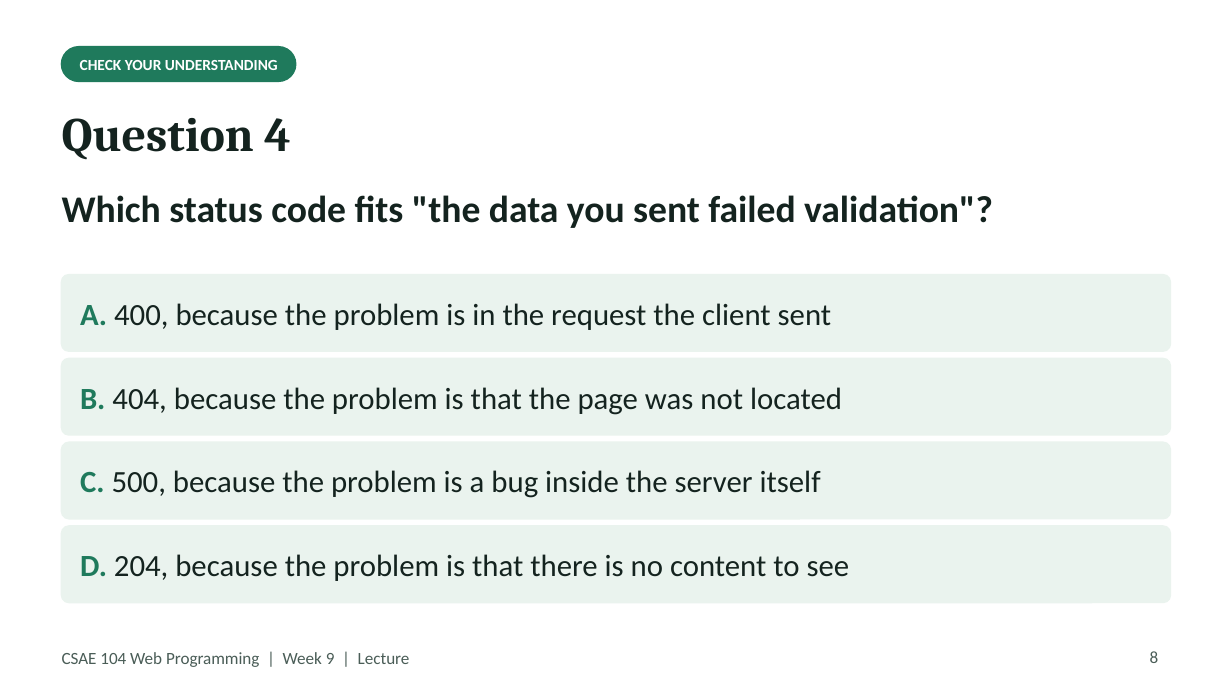
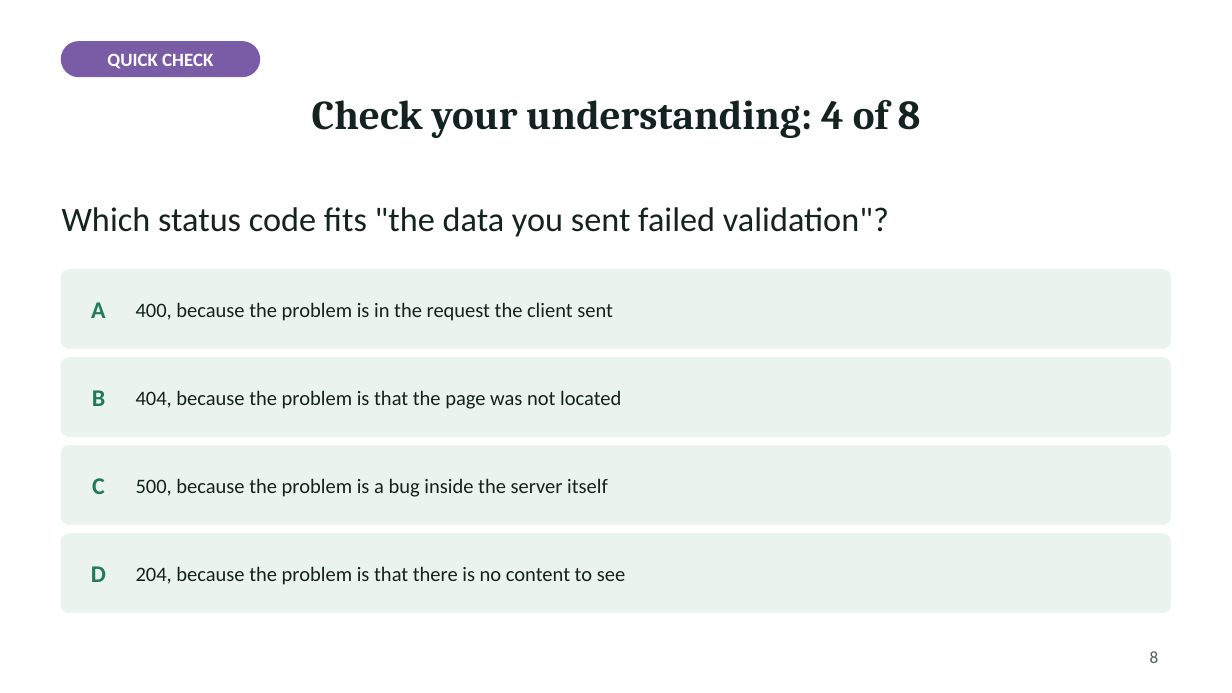
Before and after one commit to Haydzz9/sae104-site, a slide deck: slide 8 of downloads/lecture/Week_09_Lecture_Midterm.pptx. Drawn at 1232x693 pixels with LibreOffice and Linux fonts; fonts in the diff are those of the drawing. Boxes give left, top, right and bottom in pixels: in the first picture for what was removed or moved away, otherwise in the second. Text is boxed around its words. In the diff, an @@ line names an element or a change of style, - is before the commit and + after.

```diff
--- a/downloads/lecture/Week_09_Lecture_Midterm.pptx
+++ b/downloads/lecture/Week_09_Lecture_Midterm.pptx
@@ rounded rectangle: place and size @@
-rounded rectangle at (62,47,296,81)
+rounded rectangle at (62,42,259,76)
@@ rounded rectangle at (62,42,259,76): fill #1F7A5C to #7A5BA6; outline #1F7A5C 1 pt to #7A5BA6 1 pt @@
@@ text added at (107,53,213,69), 11 pt, text #FFFFFF, bold @@
+QUICK CHECK
@@ title "Check your understanding: 4 of ..." at (312,100,921,138): vertical alignment middle to top @@
@@ title removed at (62,118,291,160) @@
-Question 4
@@ title at (312,100,921,138): text changed; size 9 to 24 pt; font Calibri to Cambria; text colour #FFFFFF to #14231F @@
-CHECK YOUR UNDERSTANDING
+Check your understanding: 4 of 8
@@ text "Which status code fits "the ...": place and size @@
-text "Which status code fits "the ..." at (62,195,993,228)
+text "Which status code fits "the ..." at (62,207,889,237)
@@ text "Which status code fits "the ..." at (62,207,889,237): size 22 to 20 pt, bold off @@
@@ rounded rectangle: place and size @@
-rounded rectangle at (62,275,1170,351)
+rounded rectangle at (62,270,1170,349)
@@ text added at (91,302,105,318), 14 pt, text #1F7A5C, bold @@
+A
@@ text at (136,302,613,321): text changed; size 18 to 12 pt @@
-A. 400, because the problem is in the request the client sent
+400, because the problem is in the request the client sent
@@ text added at (92,390,105,406), 14 pt, text #1F7A5C, bold @@
+B
@@ text at (136,390,621,409): text changed; size 18 to 12 pt @@
-B. 404, because the problem is that the page was not located
+404, because the problem is that the page was not located
@@ rounded rectangle: place and size @@
-rounded rectangle at (62,526,1170,602)
+rounded rectangle at (62,446,1170,525)
@@ text added at (92,478,105,494), 14 pt, text #1F7A5C, bold @@
+C
@@ text at (136,478,608,497): text changed; size 18 to 12 pt @@
-C. 500, because the problem is a bug inside the server itself
+500, because the problem is a bug inside the server itself
@@ proportions changed in 4 elements at (62,270,1170,349), (62,446,1170,525), (62,357,1170,436), (62,533,1170,612) @@
@@ rounded rectangle: place and size @@
-rounded rectangle at (62,442,1170,519)
+rounded rectangle at (62,533,1170,612)
@@ text added at (91,566,106,582), 14 pt, text #1F7A5C, bold @@
+D
@@ text at (136,566,625,585): text changed; size 18 to 12 pt @@
-D. 204, because the problem is that there is no content to see
+204, because the problem is that there is no content to see
@@ text removed at (62,652,410,667) @@
-CSAE 104 Web Programming | Week 9 | Lecture
```
Also in this commit, not shown: 12 other slides changed, 1 slide removed, 42 other files.
